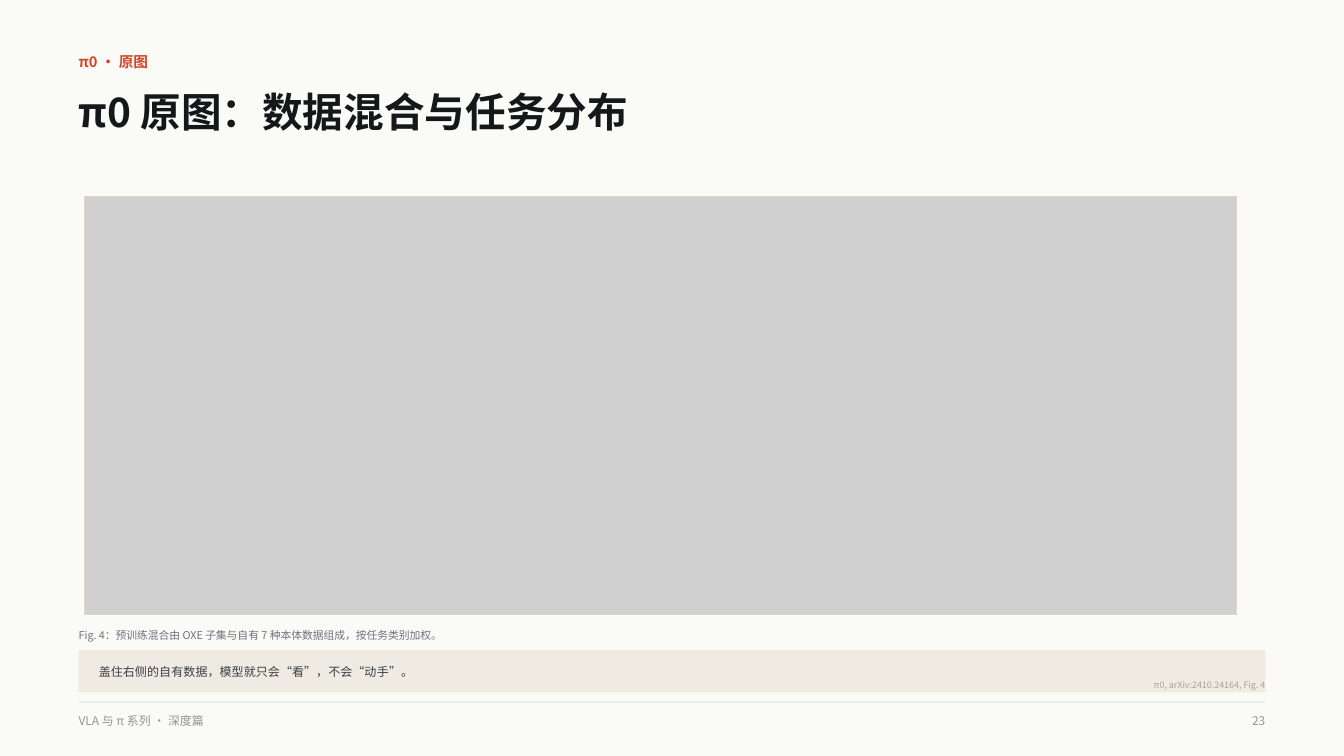
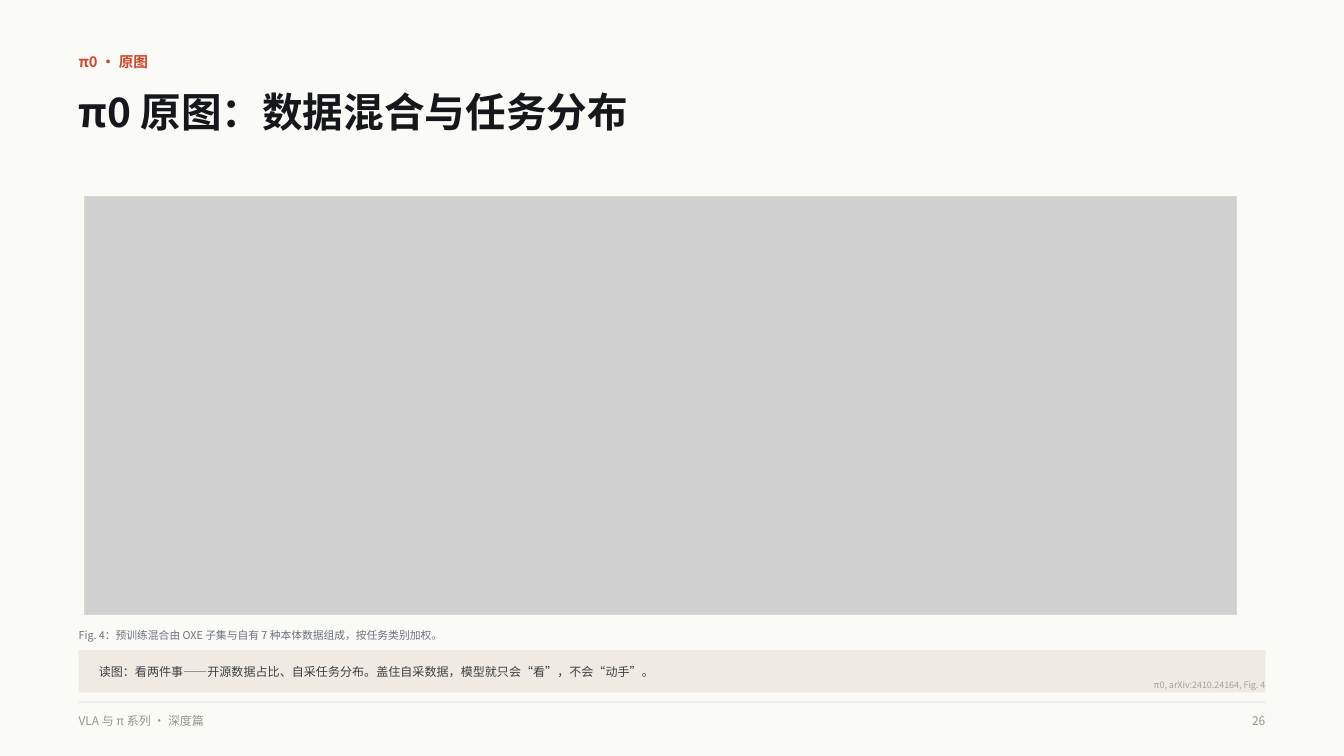
Before and after one commit to binbinao/ai-ppt-hub, a slide deck: slide 26 of decks/vla-pi-deep-dive/VLA与pi系列模型深度解析.pptx (slide 23 before the commit). Drawn at 1344x756 pixels with LibreOffice and Linux fonts; fonts in the diff are those of the drawing; grey boxes stand for pictures. Boxes give left, top, right and bottom in pixels: in the first picture for what was removed or moved away, otherwise in the second. Text is boxed around its words. In the diff, an @@ line names an element or a change of style, - is before the commit and + after.

```diff
--- a/decks/vla-pi-deep-dive/VLA与pi系列模型深度解析.pptx
+++ b/decks/vla-pi-deep-dive/VLA与pi系列模型深度解析.pptx
@@ text at box(99, 666, 654, 677): text changed @@
-盖住右侧的自有数据，模型就只会“看”，不会“动手”。
+读图：看两件事——开源数据占比、自采任务分布。盖住自采数据，模型就只会“看”，不会“动手”。
@@ text at box(1252, 716, 1265, 725): text changed @@
-23
+26
```
Also in this commit, not shown: 93 other slides changed, 11 slides added, 5 other files.
